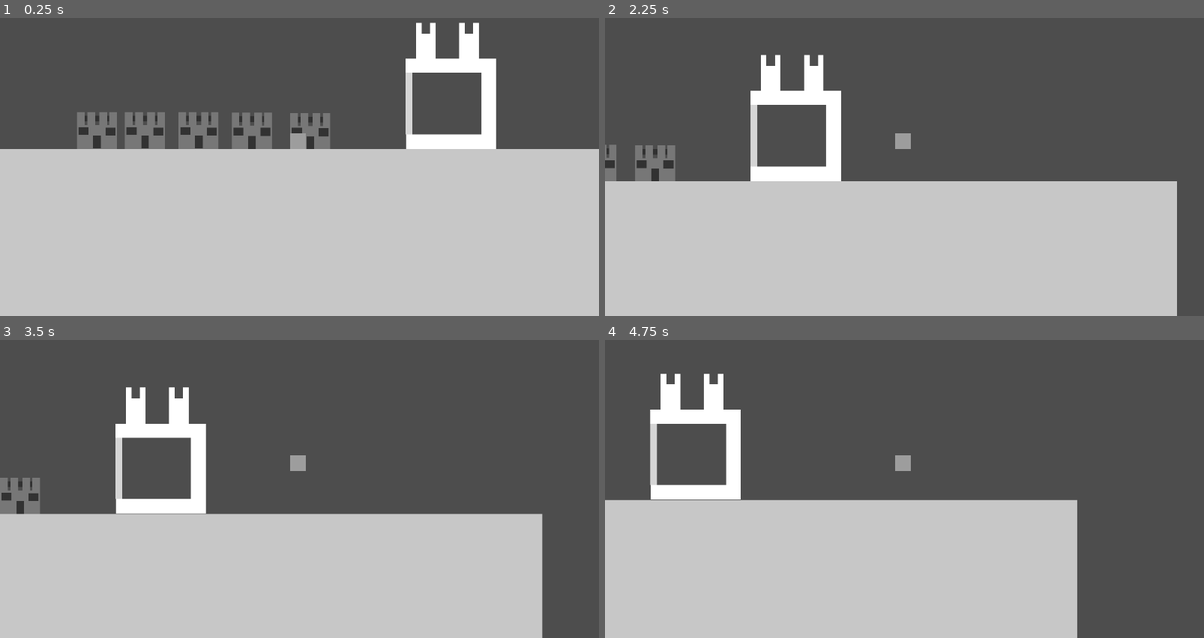
Above: before the commit, frames 1-4 (two rows, left to right).
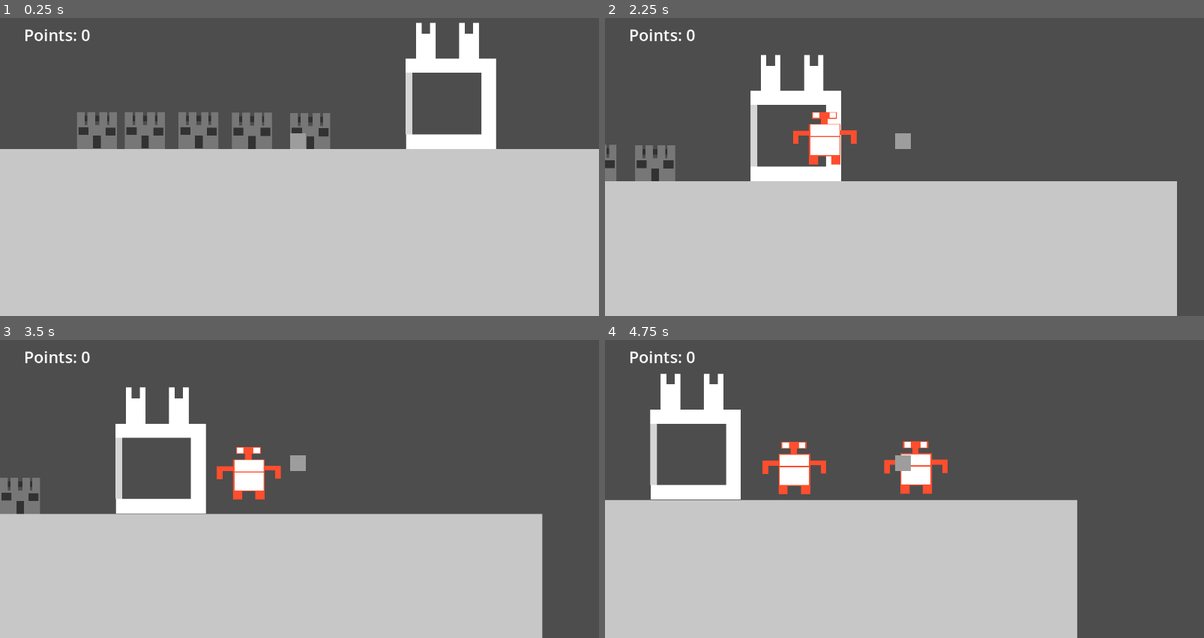
Above: after the commit, the same moments.

Repository: matt-2-dev/demo
Game: Godot game, scene res://scenes/level0.tscn
Two runs of this game, one before a commit and one after it. Both use one fixed random seed, a clock stepped at 60 frames per second and the inputs below. Before the commit the project has no main scene; this scene is started directly in both runs.
Inputs:
- Up to frame 1 (0.25 s): no input
- Up to frame 2 (2.25 s): tap Enter (ui_accept) at 0.5, 0.77, 1.52 s; hold Right (ui_right) 0.53-2.03 s; hold Left (ui_left) from 2.03 s (still down)
- Up to frame 3 (3.5 s): release Left (ui_left) at 2.78 s; hold Right (ui_right) from 2.78 s (still down); tap Enter (ui_accept) at 3.02 s
- Up to frame 4 (4.75 s): tap Enter (ui_accept) at 3.77, 4.52 s; release Right (ui_right) at 4.28 s; hold Left (ui_left) from 4.28 s (still down)

The runs differ from the first frame. In frame 1, 0.2% of the frame differs, in the area x 4-16%, y 3-8%; in frame 2, 0.9%; in frame 3, 1.1%; in frame 4, 2.0%, in the area x 4-58%, y 3-52%.

Commit message:
fixed some stuff

Diff:
--- a/project.godot
+++ b/project.godot
@@ -11,8 +11,13 @@
 [application]
 
 config/name="The Tower"
+run/main_scene="uid://d4jjkkbqn25am"
 config/features=PackedStringArray("4.6", "Forward Plus")
 config/icon="res://icon.svg"
+
+[global_group]
+
+player=""
 
 [input]
 
--- a/scenes/level0.tscn
+++ b/scenes/level0.tscn
@@ -6,6 +6,9 @@
 
 [sub_resource type="RectangleShape2D" id="RectangleShape2D_evtob"]
 size = Vector2(3079, 647)
+
+[sub_resource type="LabelSettings" id="LabelSettings_qsrgx"]
+font_size = 31
 
 [node name="Node2D" type="Node2D" unique_id=1893233345]
 
@@ -47,12 +50,13 @@
 
 [node name="CanvasLayer" type="CanvasLayer" parent="." unique_id=1653886899]
 
+[node name="Label" type="Label" parent="CanvasLayer" unique_id=1675443080]
+offset_left = 46.0
+offset_top = 84.0
+offset_right = 174.0
+offset_bottom = 128.0
+text = "Points: 0"
+label_settings = SubResource("LabelSettings_qsrgx")
+
 [node name="Node2D6" parent="." unique_id=911483736 instance=ExtResource("3_qsrgx")]
 position = Vector2(1156, 400)
-
-[node name="NinePatchRect" type="NinePatchRect" parent="." unique_id=1929630137]
-offset_left = 223.0
-offset_top = 134.0
-offset_right = 416.0
-offset_bottom = 288.0
-pivot_offset = Vector2(-659, 178)
--- a/scenes/player.tscn
+++ b/scenes/player.tscn
@@ -6,7 +6,8 @@
 [sub_resource type="RectangleShape2D" id="RectangleShape2D_u8vuu"]
 size = Vector2(40, 40)
 
-[node name="CharacterBody2D" type="CharacterBody2D" unique_id=987319902 node_paths=PackedStringArray("bullet_spawn", "pivot")]
+[node name="CharacterBody2D" type="CharacterBody2D" unique_id=987319902 node_paths=PackedStringArray("bullet_spawn", "pivot") groups=["player"]]
+collision_layer = 2
 script = ExtResource("1_3vyb7")
 bullet_scene = ExtResource("2_g2els")
 bullet_spawn = NodePath("Node2D/Marker2D")
--- a/scenes/robot.tscn
+++ b/scenes/robot.tscn
@@ -9,6 +9,7 @@
 size = Vector2(80, 101)
 
 [node name="CharacterBody2D" type="CharacterBody2D" unique_id=952680712 groups=["enemy"]]
+collision_layer = 2
 script = ExtResource("1_br0rw")
 
 [node name="ColorRect" type="ColorRect" parent="." unique_id=2092103073]
--- a/scenes/robot_spawner.tscn
+++ b/scenes/robot_spawner.tscn
@@ -75,6 +75,6 @@
 
 [node name="Timer" type="Timer" parent="." unique_id=808558959]
 wait_time = 2.0
-one_shot = true
+autostart = true
 
 [connection signal="timeout" from="Timer" to="." method="_cooldown"]
--- a/scripts/player.gd
+++ b/scripts/player.gd
@@ -8,7 +8,8 @@
 @export var bullet_spawn: Marker2D
 @export var pivot: Node2D
 
-
+func _ready() -> void:
+	add_to_group("player")
 # Called every frame. 'delta' is the elapsed time since the previous frame.
 func _process(delta: float) -> void:
 	if not is_on_floor():
--- a/scripts/robot.gd
+++ b/scripts/robot.gd
@@ -1,15 +1,15 @@
 extends CharacterBody2D
 
 
-const SPEED = 300.0
+const SPEED = 280.0
 var health = 2
 @export var speed: float = 350.0
-@onready var player = get_tree().get_first_node_in_group("player")
-
-func _physics_process(delta):
+var player
+func _ready() -> void:
+	player = get_tree().get_first_node_in_group("player")
+func _physics_process(delta) -> void:
 	if player == null:
 		return
-
 	# Calculate direction toward player
 	var direction = (player.global_position - global_position).normalized()
 
--- a/scripts/robot_spawner.gd
+++ b/scripts/robot_spawner.gd
@@ -6,7 +6,7 @@
 @onready var player = get_tree().get_first_node_in_group("player")
 # Called when the node enters the scene tree for the first time.
 func _ready() -> void:
-	pass # Replace with function body.
+	pass
 
 func _cooldown() -> void:
 	var r = robot.instantiate()
